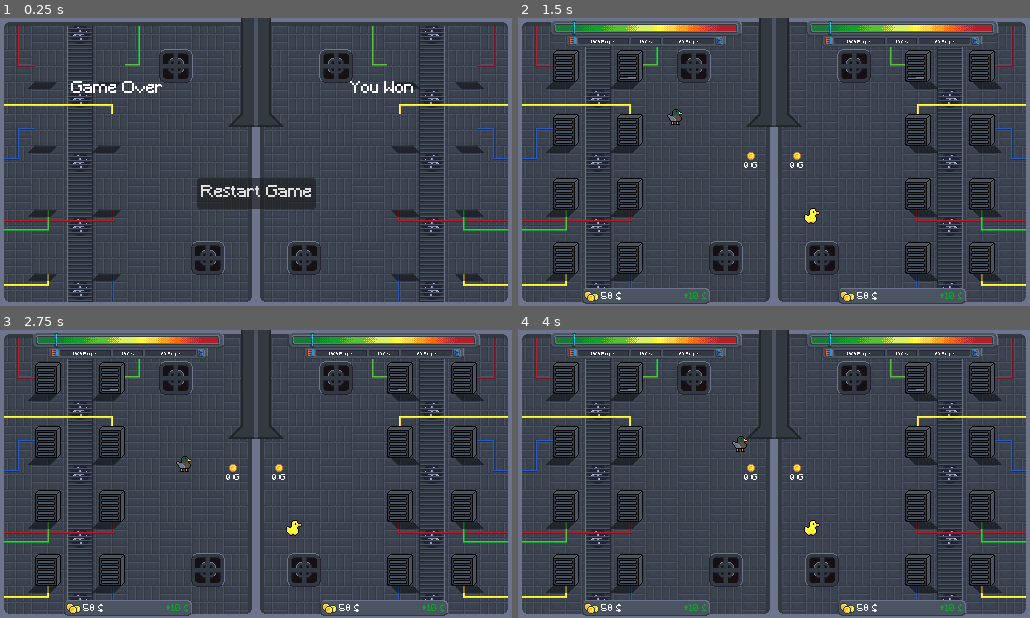
Above: before the commit, frames 1-4 (two rows, left to right).
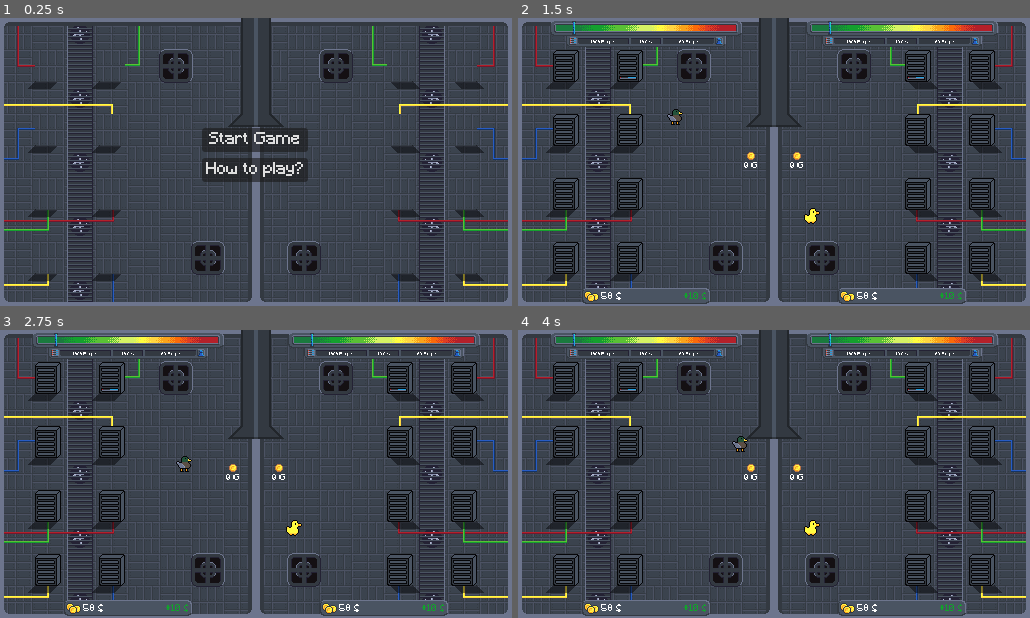
Above: after the commit, the same moments.

Repository: Joinsider/HetznerGamejam2025
Game: Godot game, scene res://scene/StartScreen.tscn
Two runs of this game, one before a commit and one after it. Both use one fixed random seed, a clock stepped at 60 frames per second and the inputs below. Before the commit the project starts from res://scene/GameOver.tscn.
Inputs:
- Up to frame 1 (0.25 s): no input
- Up to frame 2 (1.5 s): click "Restart Game" (after the commit: "Start Game") at 0.5 s; tap Enter at 1.25 s; hold D (player0_right) from 1.28 s (still down); tap E (player0_interact) at 1.35 s
- Up to frame 3 (2.75 s): release D (player0_right) at 2.03 s; hold S (player0_down) from 2.03 s (still down); tap Ctrl (player1_interact) at 2.1 s
- Up to frame 4 (4 s): release S (player0_down) at 2.78 s; hold D (player0_right) 2.78-3.53 s; tap E (player0_interact) at 2.85 s; hold W (player0_up) from 3.53 s (still down); tap Ctrl (player1_interact) at 3.6 s

The runs differ from the first frame. In frame 1, 4.7% of the frame differs, in the area x 13-81%, y 21-67%; in frame 2, less than 0.1%; in frame 3, less than 0.1%; in frame 4, less than 0.1%.

Commit message:
Insert Start screen and updates deploy

Diff:
--- a/project.godot
+++ b/project.godot
@@ -11,7 +11,7 @@
 [application]
 
 config/name="GameJam"
-run/main_scene="uid://b7s2d5a3qd8a5"
+run/main_scene="uid://coykhmrd056p"
 config/features=PackedStringArray("4.4", "Forward Plus")
 config/icon="res://icon.svg"
 
--- /dev/null
+++ b/scene/ExplanationScreen.tscn
@@ -0,0 +1,23 @@
+[gd_scene load_steps=2 format=3 uid="uid://bj7wssm0t6kd7"]
+
+[ext_resource type="Texture2D" uid="uid://8pyutmsfoh6e" path="res://sprites/Background.png" id="1_8bqwc"]
+
+[node name="RulesScreen" type="Node2D"]
+
+[node name="Sprite2D" type="Sprite2D" parent="."]
+position = Vector2(256, 144)
+texture = ExtResource("1_8bqwc")
+
+[node name="Player1Panel" type="Panel" parent="."]
+custom_minimum_size = Vector2(200, 200)
+offset_left = 28.0
+offset_top = 44.0
+offset_right = 228.0
+offset_bottom = 244.0
+
+[node name="Player2Panel" type="Panel" parent="."]
+custom_minimum_size = Vector2(200, 200)
+offset_left = 284.0
+offset_top = 44.0
+offset_right = 484.0
+offset_bottom = 244.0
--- /dev/null
+++ b/scene/StartScreen.tscn
@@ -0,0 +1,48 @@
+[gd_scene load_steps=4 format=3 uid="uid://coykhmrd056p"]
+
+[ext_resource type="Texture2D" uid="uid://8pyutmsfoh6e" path="res://sprites/Background.png" id="1_dtrtw"]
+[ext_resource type="Script" uid="uid://ba5nq4u61ydhx" path="res://scripts/startScreen.gd" id="1_ypw2f"]
+
+[sub_resource type="ShaderMaterial" id="ShaderMaterial_qdqra"]
+
+[node name="StartScreen" type="Node2D"]
+script = ExtResource("1_ypw2f")
+
+[node name="Sprite2D" type="Sprite2D" parent="."]
+material = SubResource("ShaderMaterial_qdqra")
+position = Vector2(256, 144)
+texture = ExtResource("1_dtrtw")
+
+[node name="Control" type="Control" parent="."]
+custom_minimum_size = Vector2(512, 288)
+layout_mode = 3
+anchors_preset = 0
+offset_right = 512.0
+offset_bottom = 288.0
+
+[node name="StartGame" type="Button" parent="Control"]
+layout_mode = 1
+anchors_preset = 8
+anchor_left = 0.5
+anchor_top = 0.5
+anchor_right = 0.5
+anchor_bottom = 0.5
+offset_left = -54.0
+offset_top = -34.0
+offset_right = 52.0
+offset_bottom = -10.0
+grow_horizontal = 2
+grow_vertical = 2
+text = "Start Game"
+
+[node name="GameExplanation" type="Button" parent="Control"]
+layout_mode = 1
+anchors_preset = 5
+anchor_left = 0.5
+anchor_right = 0.5
+offset_left = -51.0
+offset_top = 140.0
+offset_right = 49.0
+offset_bottom = 164.0
+grow_horizontal = 2
+text = "How to play?"
--- /dev/null
+++ b/scripts/startScreen.gd
@@ -0,0 +1,20 @@
+extends Node
+
+@onready var _start_game_button = $Control/StartGame
+@onready var _rules_button = $Control/GameExplanation
+
+func _ready():
+	# Connect the button's pressed signal to our function
+	_start_game_button.connect("pressed", _on_restart_button_pressed)
+	_rules_button.connect("pressed", _on_rules_button_pressed)
+
+	# Debug to see if the parameters are being received
+	print("GameOver scene ready")
+
+func _on_restart_button_pressed():
+	# Change to the main scene
+	get_tree().change_scene_to_file("res://scene/main.tscn")
+
+func _on_rules_button_pressed():
+	# Change to the rules scene
+	get_tree().change_scene_to_file("res://scene/ExplanationScreen.tscn")
Not shown, added: docs/index.apple-touch-icon.png.import
Not shown, added: docs/index.icon.png.import
Not shown, added: docs/index.png.import
Not shown: 1 places in scene/GameOver.tscn that only renumber resources
Not shown, changed: docs/index.html
Not shown, changed: docs/index.pck
